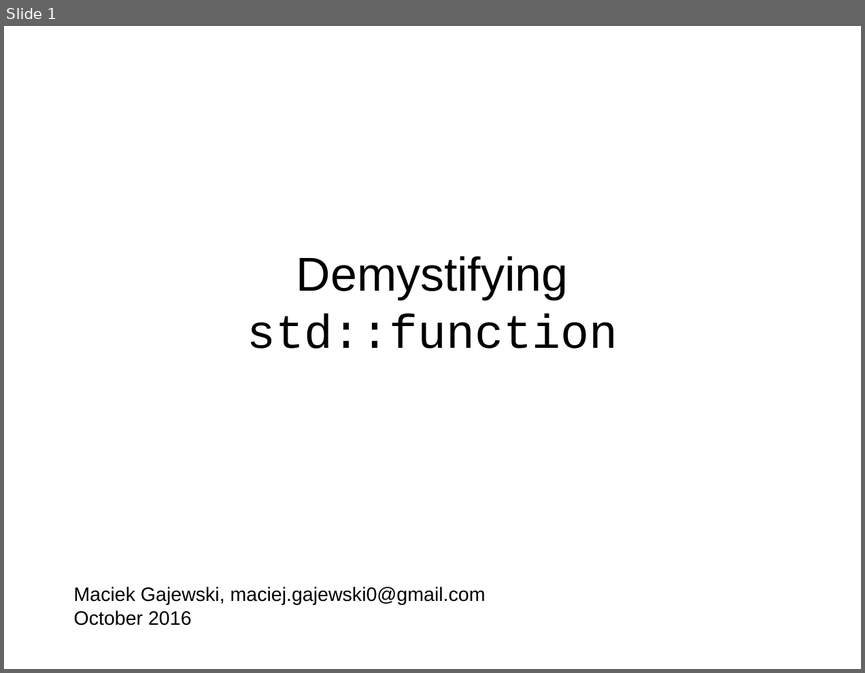
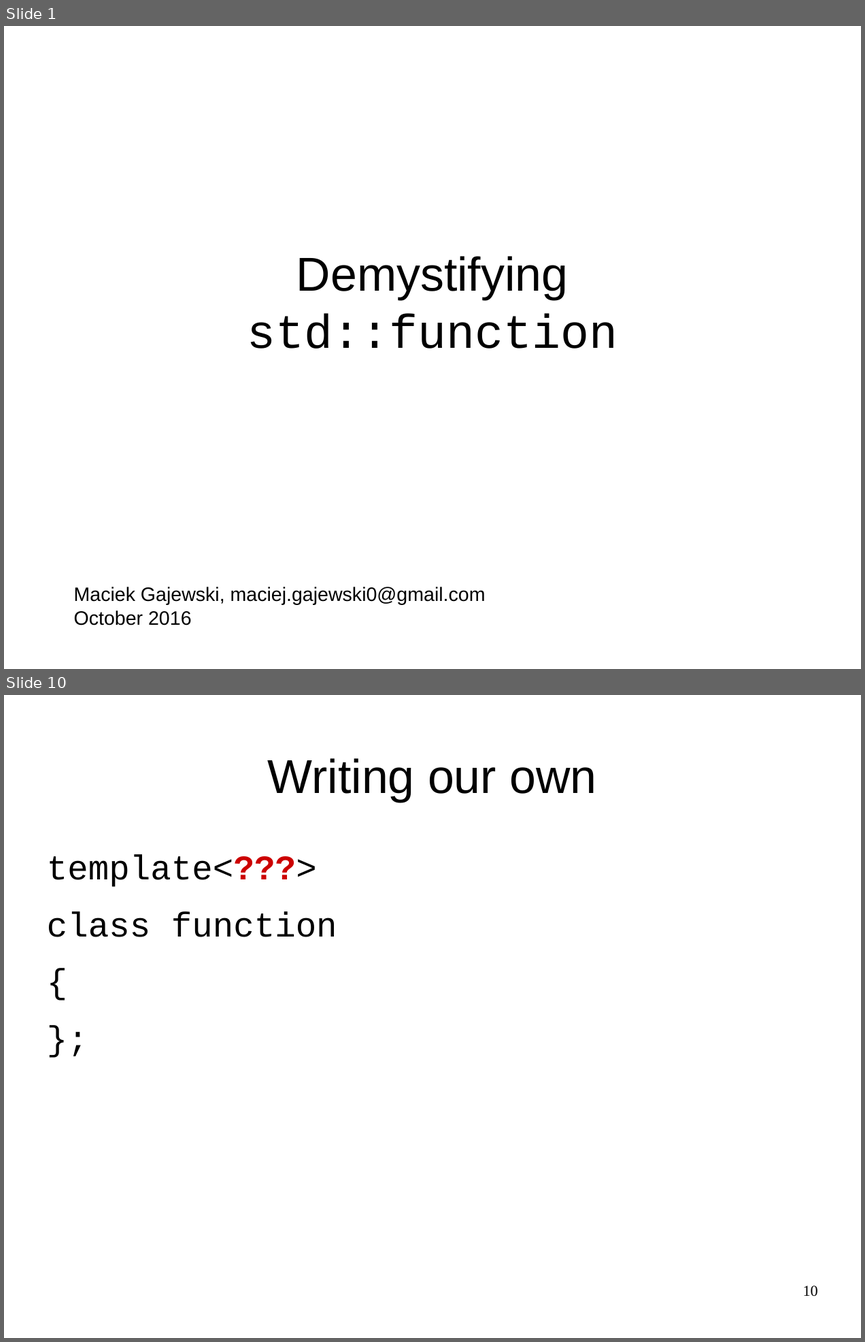
Before and after one commit to maciekgajewski/demystifying_std_function, a slide deck: demystifying-std-function.odp. Shown one above the other, each under a label of ours: slide 1 before the commit, slides 1 and 10 after it; the slides between them are not shown. The pictures are 865x673 and 865x1342 pixels, drawn with LibreOffice and Linux fonts; fonts in the diff are those of the drawing. Boxes give left, top, right and bottom in pixels: in the first picture for what was removed or moved away, otherwise in the second. Text is boxed around its words. In the diff, an @@ line names an element or a change of style, - is before the commit and + after.

```diff
--- a/demystifying-std-function.odp
+++ b/demystifying-std-function.odp
@@ slide 10 added at <box>4,695,861,1338</box>, background #FFFFFF @@
@@ title added at <box>268,758,596,802</box>, 44 pt, text #000000 @@
+Writing our own
@@ text added at <box>47,855,337,937</box>, 32 pt, text #000000 @@
+template<???>
+class function
+{
+};
@@ page number added at <box>803,1285,818,1296</box>, 14 pt, text #000000 @@
+10
```
Also in this commit, not shown: 6 slides changed, 10 other slides added, 2 other files.
